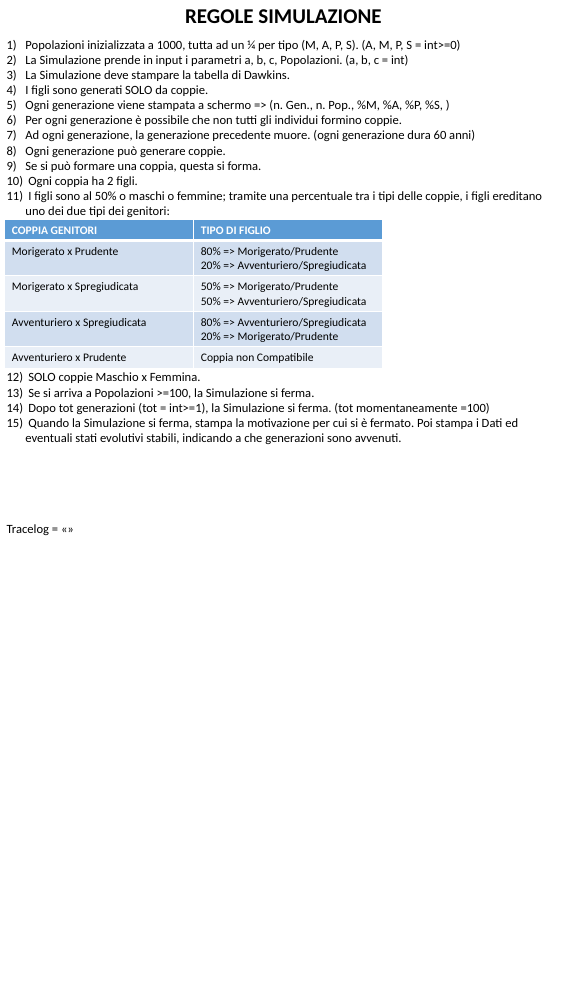
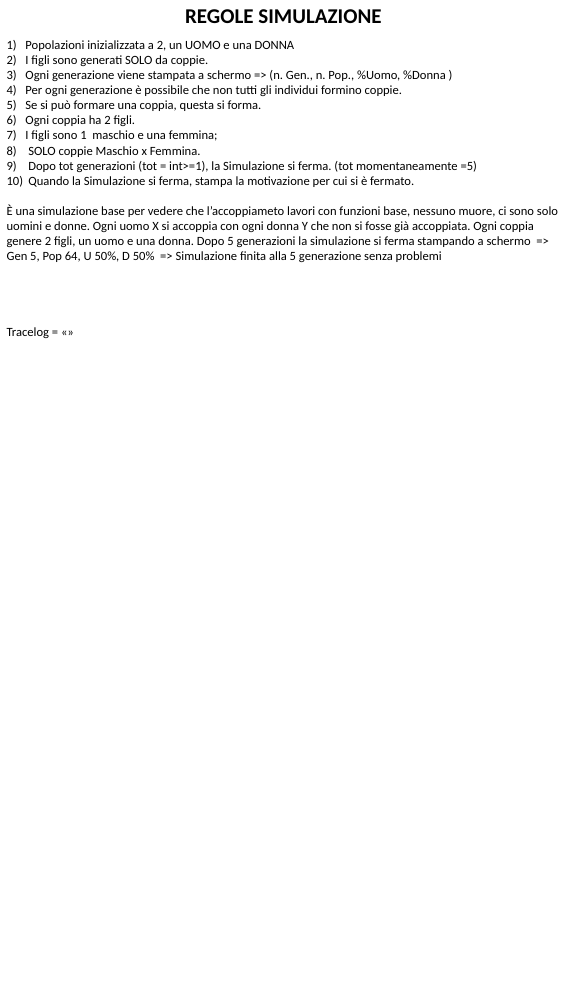
Before and after one commit to Midrill/Fiki-Fiki, a slide deck: slide 2 of Progetto.pptx. Drawn at 567x1008 pixels with LibreOffice and Linux fonts; fonts in the diff are those of the drawing. Boxes give left, top, right and bottom in pixels: in the first picture for what was removed or moved away, otherwise in the second. Text is boxed around its words. In the diff, an @@ line names an element or a change of style, - is before the commit and + after.

Commit message:
Simulazione Base
Ho snellitto la seconda pagina (Simulazione BASE) per renderla più
elementare e quindi più facile da realizzare e da correggere

```diff
--- a/Progetto.pptx
+++ b/Progetto.pptx
@@ text at [25,40,295,51]: text changed @@
-1) Popolazioni inizializzata a 1000, tutta ad un ¼ per tipo (M, A, P, S). (A, M, P, S = int>=0)
-2) La Simulazione prende in input i parametri a, b, c, Popolazioni. (a, b, c = int)
-3) La Simulazione deve stampare la tabella di Dawkins.
+1) Popolazioni inizializzata a 2, un UOMO e una DONNA
@@ text at [25,70,446,81]: text changed @@
-5) Ogni generazione viene stampata a schermo => (n. Gen., n. Pop., %M, %A, %P, %S, )
+3) Ogni generazione viene stampata a schermo => (n. Gen., n. Pop., %Uomo, %Donna )
@@ text at [25,130,475,157]: paragraphs removed @@
-7) Ad ogni generazione, la generazione precedente muore. (ogni generazione dura 60 anni)
-8) Ogni generazione può generare coppie.
@@ text at [25,130,218,141]: text changed @@
-11) I figli sono al 50% o maschi o femmine; tramite una percentuale tra i tipi delle coppie, i figli ereditano uno dei due tipi dei genitori:
+7) I figli sono 1 maschio e una femmina;
@@ text at [7,161,558,262]: text changed @@
-13) Se si arriva a Popolazioni >=100, la Simulazione si ferma.
-14) Dopo tot generazioni (tot = int>=1), la Simulazione si ferma. (tot momentaneamente =100)
-15) Quando la Simulazione si ferma, stampa la motivazione per cui si è fermato. Poi stampa i Dati ed eventuali stati evolutivi stabili, indicando a che generazioni sono avvenuti.
+9) Dopo tot generazioni (tot = int>=1), la Simulazione si ferma. (tot momentaneamente =5)
+10) Quando la Simulazione si ferma, stampa la motivazione per cui si è fermato.
+È una simulazione base per vedere che l’accoppiameto lavori con funzioni base, nessuno muore, ci sono solo uomini e donne. Ogni uomo X si accoppia con ogni donna Y che non si fosse già accoppiata. Ogni coppia genere 2 figli, un uomo e una donna. Dopo 5 generazioni la simulazione si ferma stampando a schermo => Gen 5, Pop 64, U 50%, D 50% => Simulazione finita alla 5 generazione senza problemi
@@ table removed at [5,219,383,368], 5 rows, 2 columns @@
-COPPIA GENITORI | TIPO DI FIGLIO
-Morigerato x Prudente | 80% => Morigerato/Prudente / 20% => Avventuriero/Spregiudicata
-Morigerato x Spregiudicata | 50% => Morigerato/Prudente / 50% => Avventuriero/Spregiudicata
-Avventuriero x Spregiudicata | 80% => Avventuriero/Spregiudicata / 20% => Morigerato/Prudente
-Avventuriero x Prudente | Coppia non Compatibile
```
